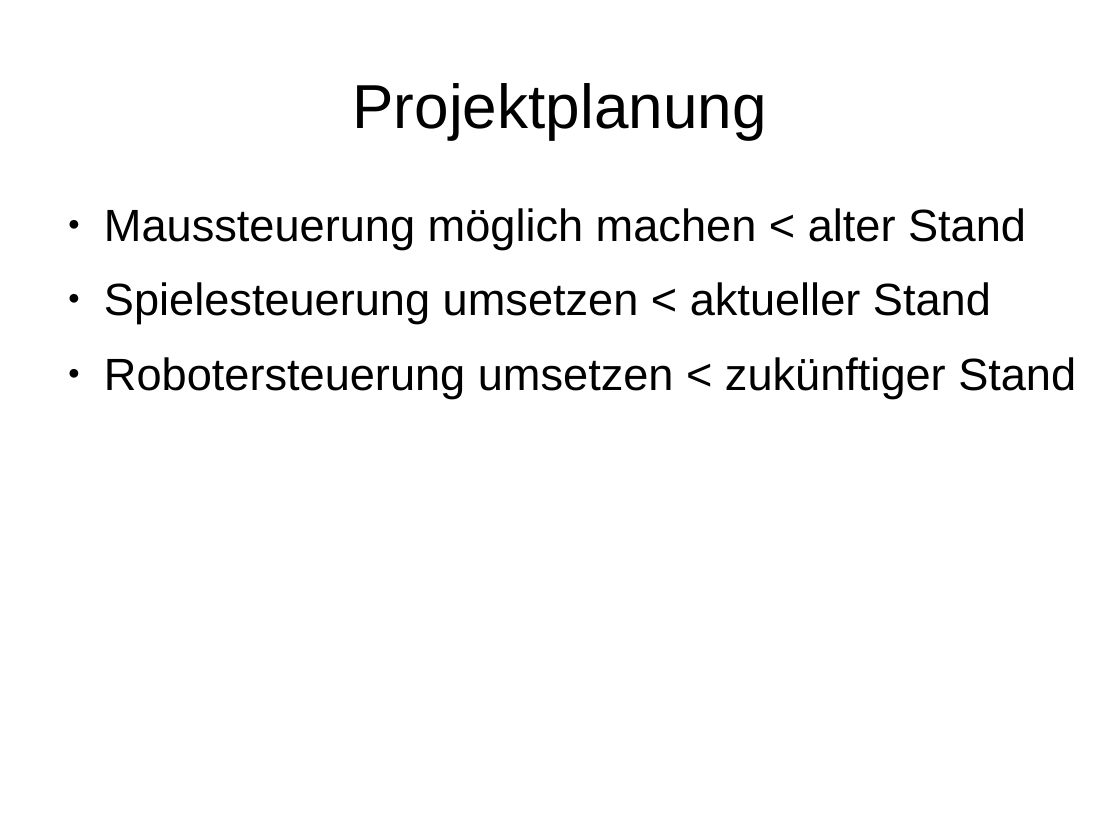
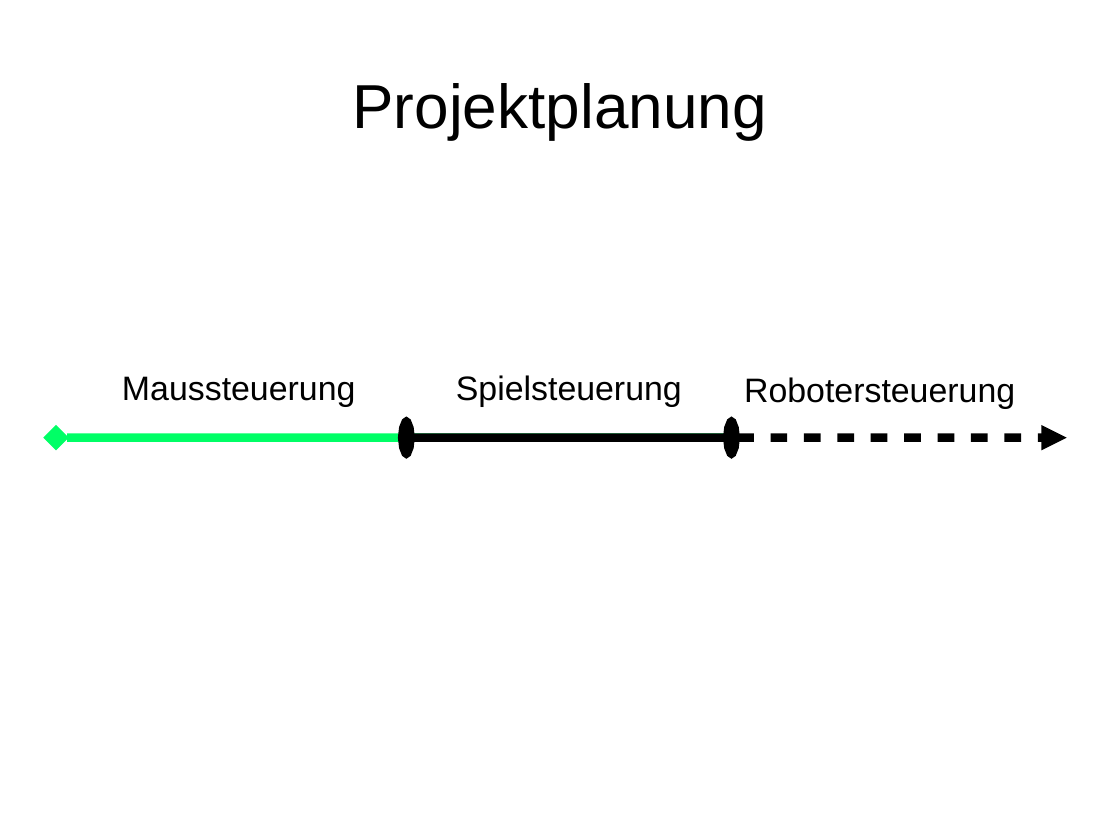
Before and after one commit to enra64/psychic-giggle, a slide deck: slide 3 of zwischenstand anfang dezember.odp. Drawn at 1120x840 pixels with LibreOffice and Linux fonts; fonts in the diff are those of the drawing. Boxes give left, top, right and bottom in pixels: in the first picture for what was removed or moved away, otherwise in the second. Text is boxed around its words. In the diff, an @@ line names an element or a change of style, - is before the commit and + after.

Commit message:
updated presentation

```diff
--- a/zwischenstand anfang dezember.odp
+++ b/zwischenstand anfang dezember.odp
@@ text removed at [104,208,1076,398] @@
-● Maussteuerung möglich machen < alter Stand
-● Spielesteuerung umsetzen < aktueller Stand
-● Robotersteuerung umsetzen < zukünftiger Stand
@@ text added at [122,376,355,407], 24 pt, text #000000 @@
+Maussteuerung
@@ text added at [456,375,682,407], 24 pt, text #000000 @@
+Spielsteuerung
@@ text added at [744,377,1015,409], 24 pt, text #000000 @@
+Robotersteuerung
@@ arrow added from (732, 438) to (56, 438), #00FF66 6.01 pt @@
@@ arrow added from (732, 438) to (407, 438), #000000 6.01 pt @@
@@ double arrow added from (732, 438) to (1067, 438), #000000 6.01 pt @@
```
Also in this commit, not shown: 3 other slides changed.
